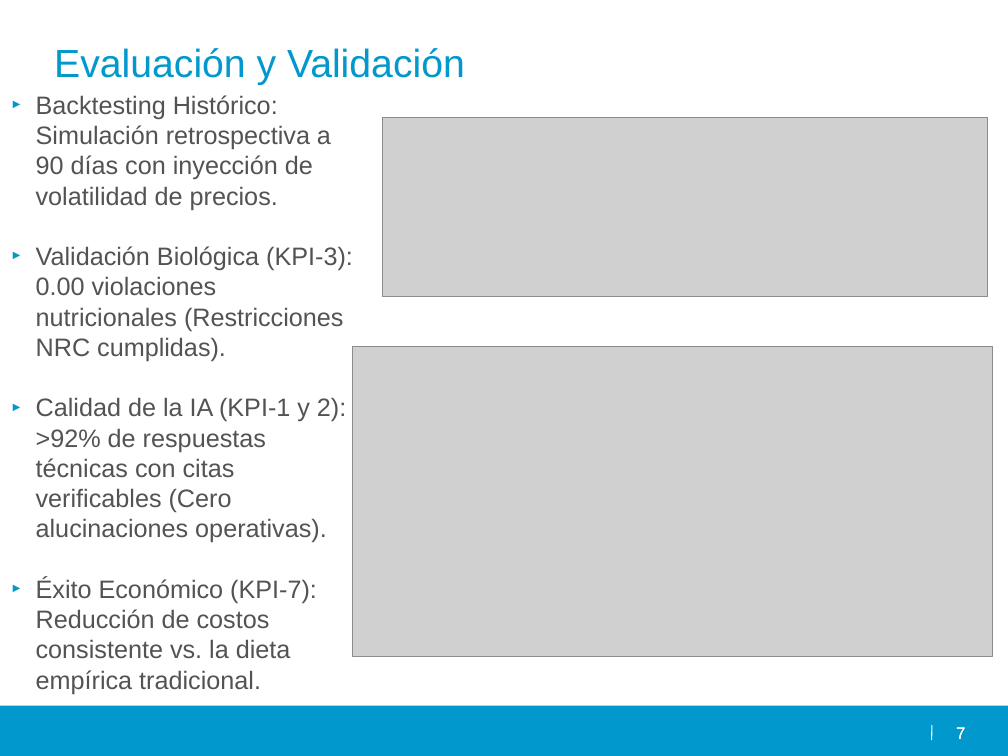
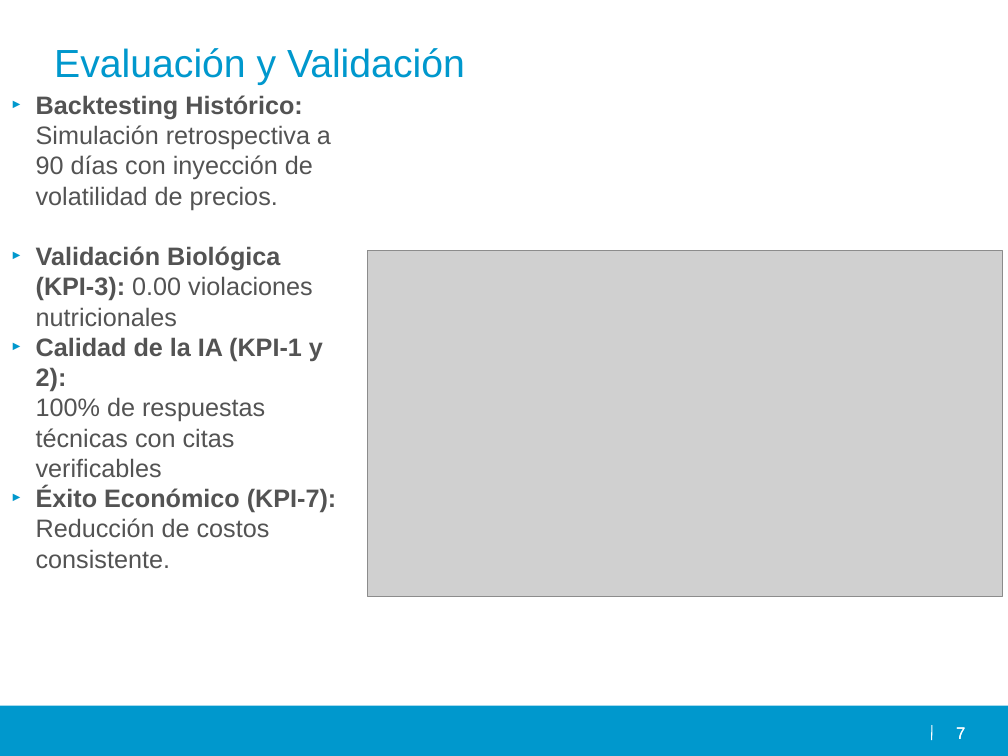
Before and after one commit to Caporal-AI/caporal-ai, a slide deck: slide 7 of docs/Caporal AI.pptx. Drawn at 1008x756 pixels with LibreOffice and Linux fonts; fonts in the diff are those of the drawing; grey boxes stand for pictures; background and template pictures are left out. Boxes give left, top, right and bottom in pixels: in the first picture for what was removed or moved away, otherwise in the second. Text is boxed around its words. In the diff, an @@ line names an element or a change of style, - is before the commit and + after.

```diff
--- a/docs/Caporal AI.pptx
+++ b/docs/Caporal AI.pptx
@@ text at (36,95,331,210): bold on in "Backtesting Histórico:" @@
@@ picture removed at (382,118,988,297) @@
@@ text at (36,246,337,569): text changed @@
-► Validación Biológica (KPI-3): 0.00 violaciones nutricionales (Restricciones NRC cumplidas).
-► Calidad de la IA (KPI-1 y 2): >92% de respuestas técnicas con citas verificables (Cero alucinaciones operativas).
-► Éxito Económico (KPI-7): Reducción de costos consistente vs. la dieta empírica tradicional.
+► Validación Biológica (KPI-3): 0.00 violaciones nutricionales
+► Calidad de la IA (KPI-1 y 2):
+  100% de respuestas técnicas con citas verificables
+► Éxito Económico (KPI-7): Reducción de costos consistente.
@@ picture: place and size @@
-picture at (353,347,993,657)
+picture at (368,251,1003,596)
```
Also in this commit, not shown: 2 other slides changed.
